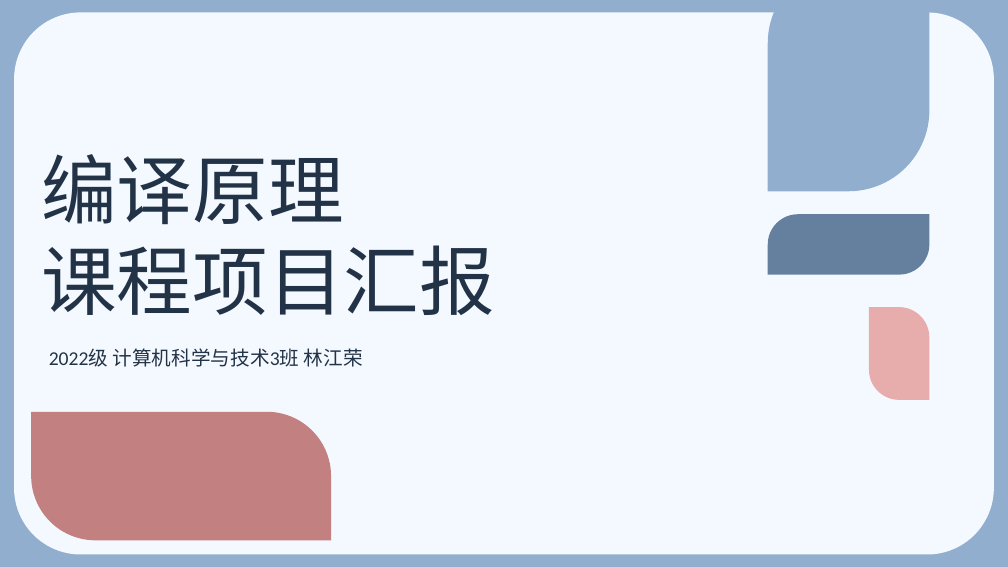
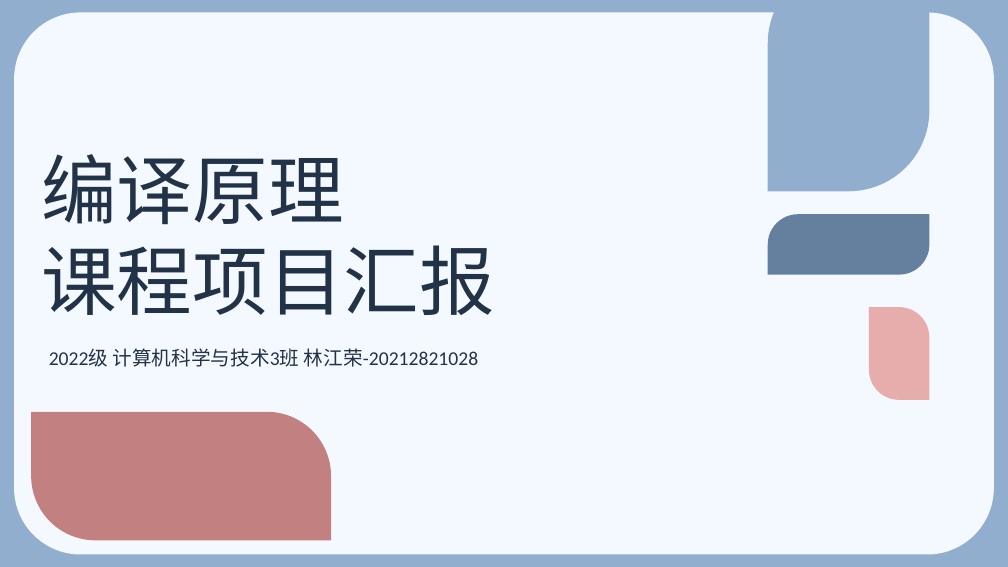
Before and after one commit to 2aurora2/SCNU-Compilation-Principle-Project, a slide deck: slide 1 of docs/编译原理课程项目PPT.pptx. Drawn at 1008x567 pixels with LibreOffice and Linux fonts; fonts in the diff are those of the drawing. Boxes give left, top, right and bottom in pixels: in the first picture for what was removed or moved away, otherwise in the second. Text is boxed around its words. In the diff, an @@ line names an element or a change of style, - is before the commit and + after.

```diff
--- a/docs/编译原理课程项目PPT.pptx
+++ b/docs/编译原理课程项目PPT.pptx
@@ subtitle at (49, 348, 478, 367): text changed @@
-2022级 计算机科学与技术3班 林江荣
+2022级 计算机科学与技术3班 林江荣-20212821028
```
Also in this commit, not shown: 2 other slides changed, 3 other files.
